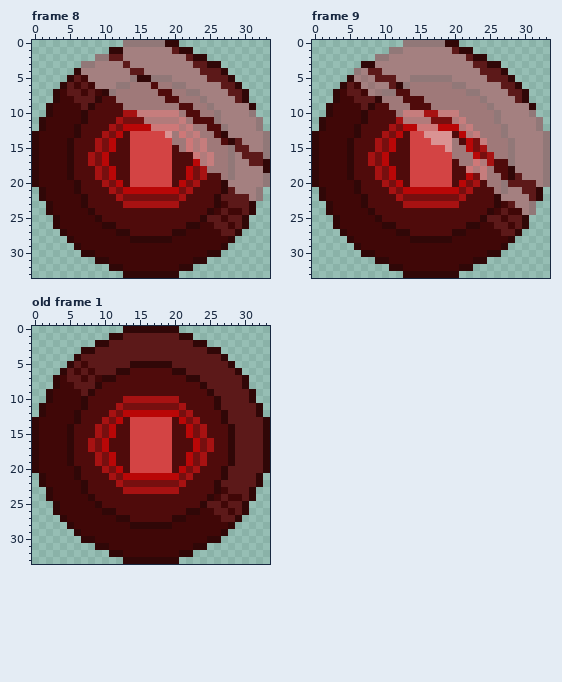
A pixel-art file gets an edit: dev/spritesheets/seeratlas.aseprite. Above, as it was before the edit.
34x34 pixels, 9 frames. Shown: frame 8, frame 9, old frame 1. The commit also changed other frames, which this record leaves out.
New version:
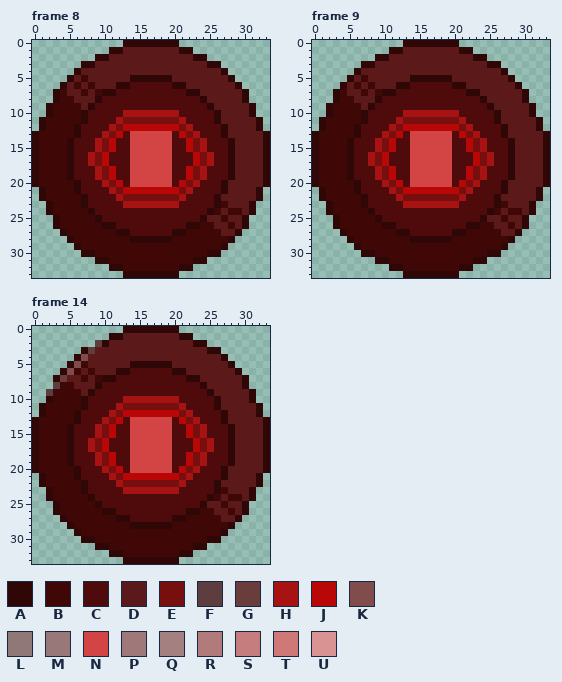
Palette (. is transparent): A #300707  B #400707  C #4f0b0b  D #5c1919  E #770f0f  F #5d3d3d  G #6a3d3d  H #a71212  J #b90707  K #804c4c  L #917878  M #987878  N #d34444  P #9f7979  Q #a48080  R #b17b7b  S #c67d7d  T #ce7878  U #da9393
A new or re-ordered frame is compared with the old frame closest to it.
Changes in this commit:
frames 9 -> 21
layer "Layer 2" opacity 55% -> 22%
Changed rows in their new state; - is an unchanged pixel.
Frame 8, layer "Layer 2":
first column x 7:
 0 ------AAAAAA---------------
 1 ------DDDDDDD--------------
 2 --AA--DDDDDDDDD------------
 3 AADDDD-DDDDDDDDD-----------
 4 DDDDDDD--DDDDDDDD----------
 5 -DDDDDDA--AAADDDDD---------
 6 --DDDAACCC-CCAADDDDD-------
 7 ----ACCCCCC--CCAADDDD------
 8 -----CCCCCCC--CCCADDDD-----
 9 ------CCCCCCCC--CCADDDDD---
10 --------HHHHHHC--CCADDDDA--
11 ---------EEEEEHC---ADDDDDA-
12 ----------JJJJEHCC--ADDDDA-
13 ------------NCJEHCC--DDDDDA
14 -------------CCJEHCC---DDDA
15 --------------CJEHCCCA--DDA
16 ----------------JEHCCAD---A
17 -----------------EHCCADD---
18 ------------------CCCADDDD-
19 --------------------CADDDDA
20 ---------------------DDDDDA
21 ----------------------DDDA-
22 ------------------------DA-
Frame 9, layer "Layer 2":
first column x 6:
 0 -------AAAAAA---------------
 1 -----AADDDDDDD--------------
 2 ---AADDDDDDDDDDD------------
 3 ---DDDDDDDDDDDDDD-----------
 4 AD--DDDDDDDDDDDDDD----------
 5 DBD---DDAAAAAADDDDD---------
 6 -DBDD--ACCCCCCAADDDDD-------
 7 --DBAA--CCCCCCCCAADDDD------
 8 ----CCC---CCCCCCCCADDDD-----
 9 -----CCC---CCCCCCCCADDDDD---
10 ------CHHH--HHHCCCCCADDDDA--
11 -------EEEE---EHCCCCADDDDDA-
12 ---------JJJ---EHCCCCADDDDA-
13 ----------NNNN--EHCCCADDDDDA
14 -----------NNNC---HCCCADDDDA
15 -------------NCC---CCCADDDDA
16 --------------CCC---CCADDDDA
17 ---------------CCJE---ADDDDA
18 ----------------JEHC---DDDDA
19 ------------------HCC---DDDA
20 -------------------CCA----DA
21 --------------------CADD----
22 ---------------------DDDD---
23 -----------------------DDA--
24 ------------------------DA--
Frame 14 is new; against old frame 1, layer "Layer 2":
first column x 2:
 2 -------F
 3 ------F-
 4 -----K--
 5 ----K---
 6 ---K----
 7 --G-----
 8 -F------
 9 F-------
Where, in picture pixels (left, top, right, bottom), the same in both pictures:
changed: (81, 40, 270, 201)
changed: (354, 40, 550, 215)
changed: (46, 340, 102, 396)
